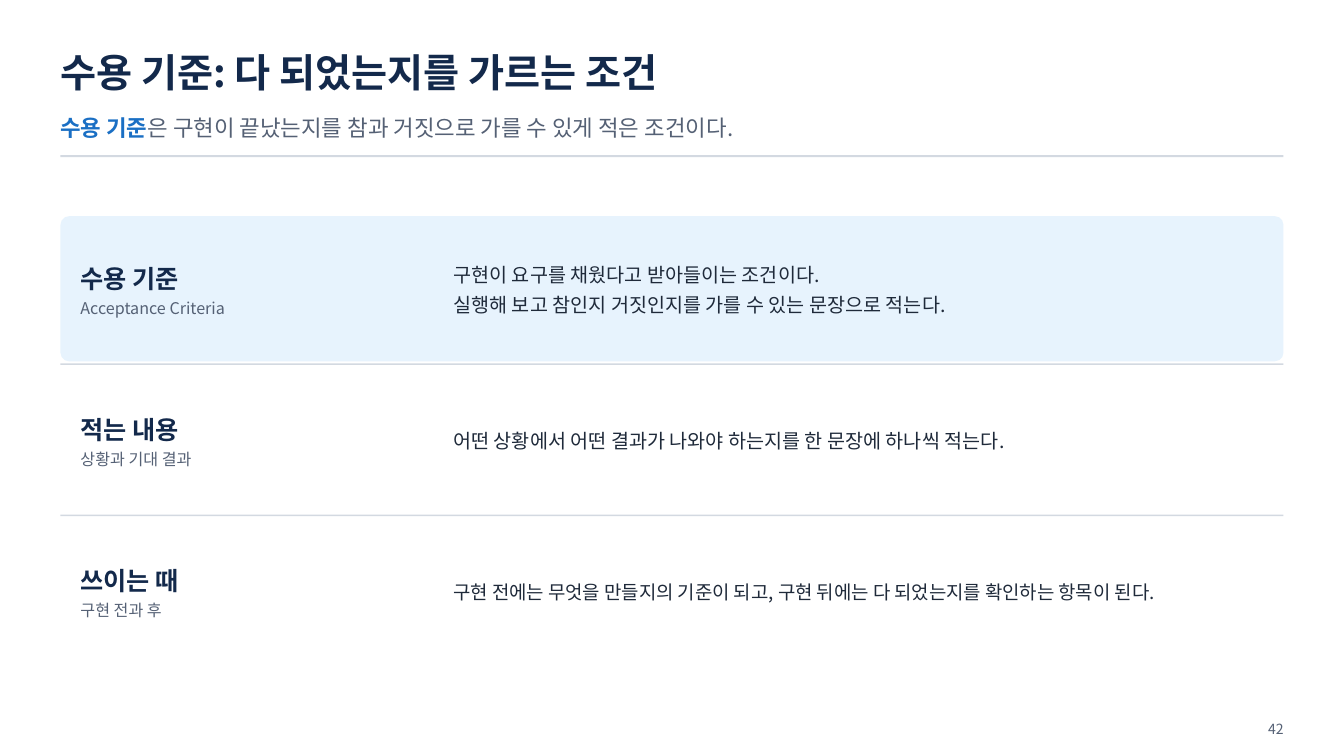
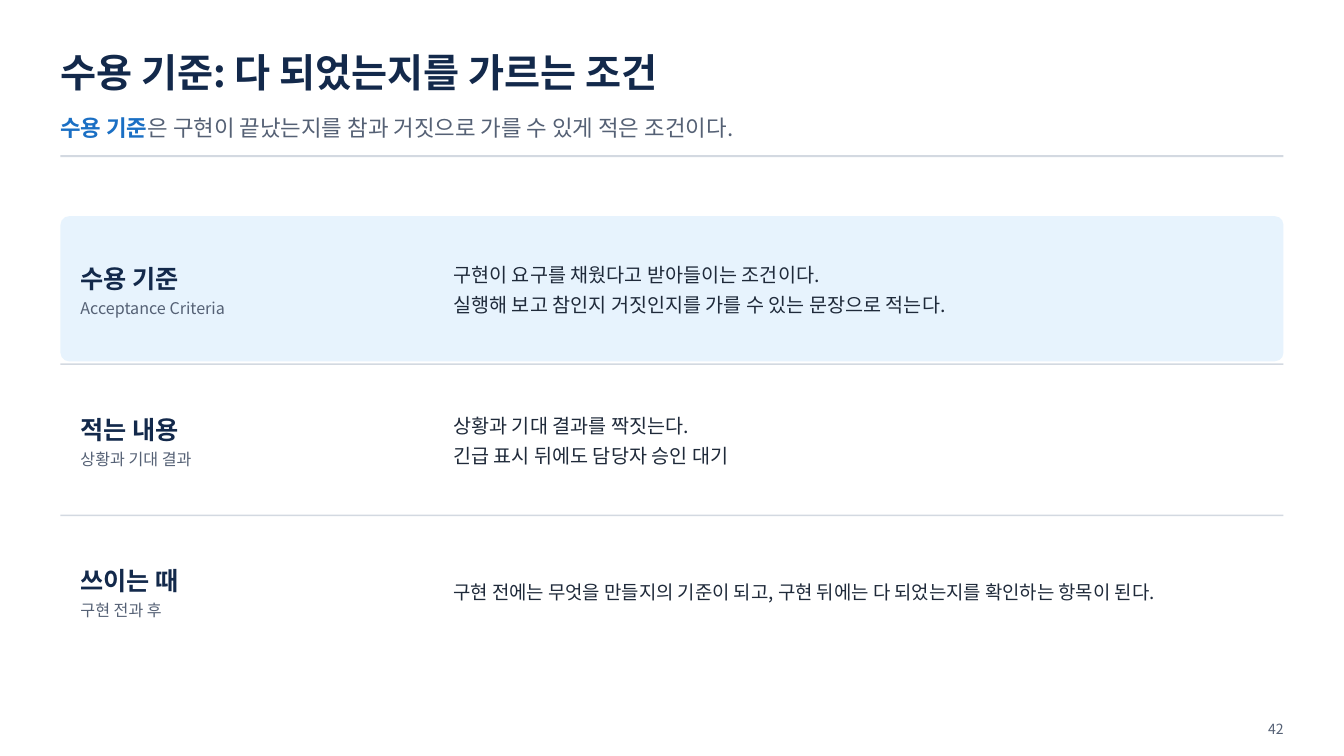
Before and after one commit to uengine-oss/hyd-iot-edu, a slide deck: slide 42 of workspace/강의제작/산출물/통합반/이론/07회차/통합반_07일차.pptx. Drawn at 1344x756 pixels with LibreOffice and Linux fonts; fonts in the diff are those of the drawing. Boxes give left, top, right and bottom in pixels: in the first picture for what was removed or moved away, otherwise in the second. Text is boxed around its words. In the diff, an @@ line names an element or a change of style, - is before the commit and + after.

Commit message:
통합반 7회차 36~44장 계약과 승인 시험을 코드 원문·낭독에 맞춰 확정

```diff
--- a/workspace/강의제작/산출물/통합반/이론/07회차/통합반_07일차.pptx
+++ b/workspace/강의제작/산출물/통합반/이론/07회차/통합반_07일차.pptx
@@ text at <box>453,416,728,465</box>: text changed @@
-어떤 상황에서 어떤 결과가 나와야 하는지를 한 문장에 하나씩 적는다.
+상황과 기대 결과를 짝짓는다.
+긴급 표시 뒤에도 담당자 승인 대기
```
Also in this commit, not shown: 5 other slides changed, 28 other files.
